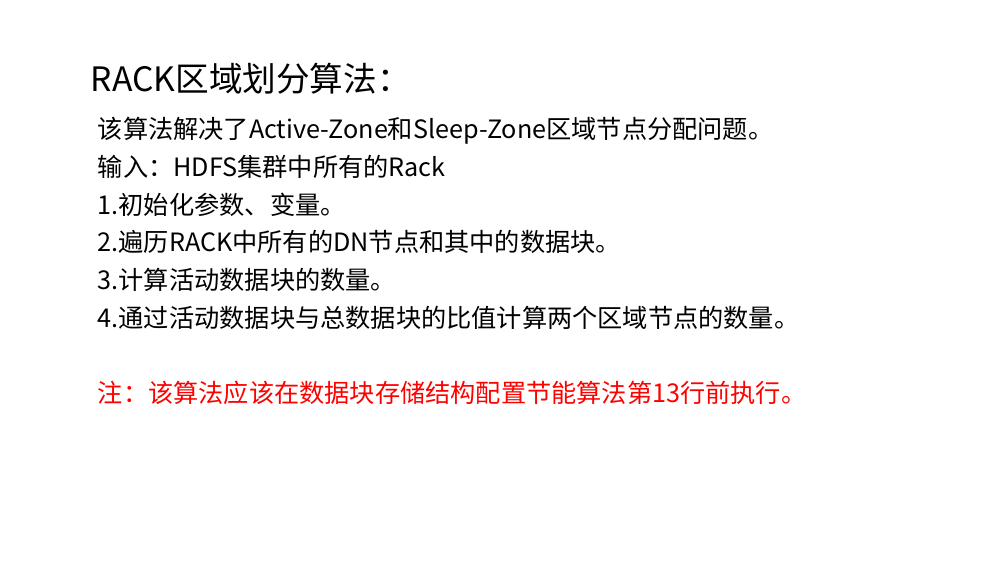
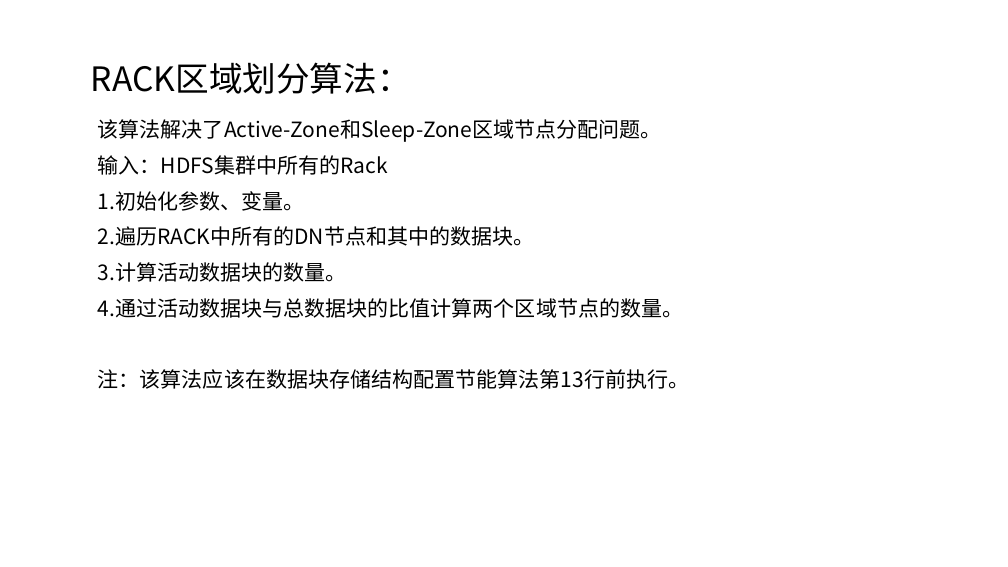
Before and after one commit to NewQJX/Paper, a slide deck: slide 19 of 00-Selected for discussion/A/HDFS节能算法.pptx. Drawn at 1008x567 pixels with LibreOffice and Linux fonts; fonts in the diff are those of the drawing. Boxes give left, top, right and bottom in pixels: in the first picture for what was removed or moved away, otherwise in the second. Text is boxed around its words. In the diff, an @@ line names an element or a change of style, - is before the commit and + after.

```diff
--- a/00-Selected for discussion/A/HDFS节能算法.pptx
+++ b/00-Selected for discussion/A/HDFS节能算法.pptx
@@ subtitle "该算法解决了Active-Zone和Sleep-Zone区域节点分配问题。" at bbox=[98, 119, 689, 389]: size 24 to 20 pt; text colour #FF0000 to #000000 in "注：该算法应该在数据块存储结构配置节能算法第13行前执行。"; line spacing 0.9 to 1 @@
```
Also in this commit, not shown: 4 other slides changed.
